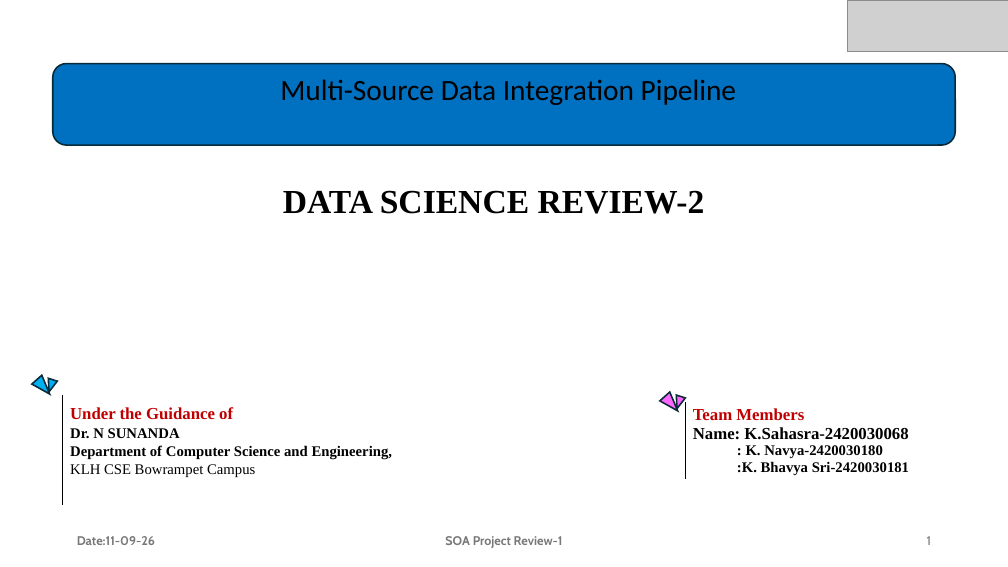
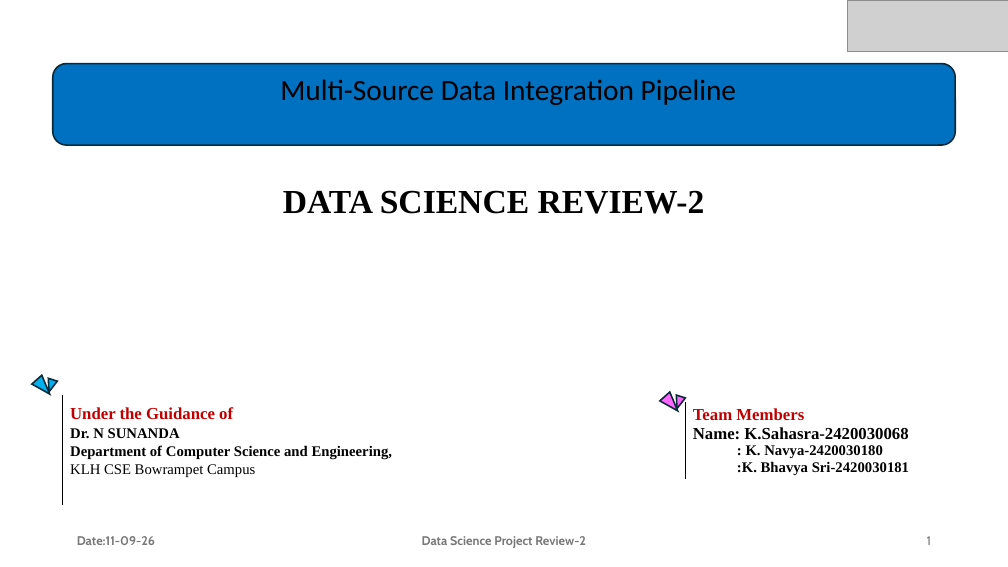
Before and after one commit to bhavyasri003/DATA-SCIENCE, a slide deck: slide 1 of DS PPTS.pptx. Drawn at 1008x567 pixels with LibreOffice and Linux fonts; fonts in the diff are those of the drawing; grey boxes stand for pictures. Boxes give left, top, right and bottom in pixels: in the first picture for what was removed or moved away, otherwise in the second. Text is boxed around its words. In the diff, an @@ line names an element or a change of style, - is before the commit and + after.

```diff
--- a/DS PPTS.pptx
+++ b/DS PPTS.pptx
@@ text at box(422, 536, 586, 548): text changed @@
-SOA Project Review-1
+Data Science Project Review-2
```
